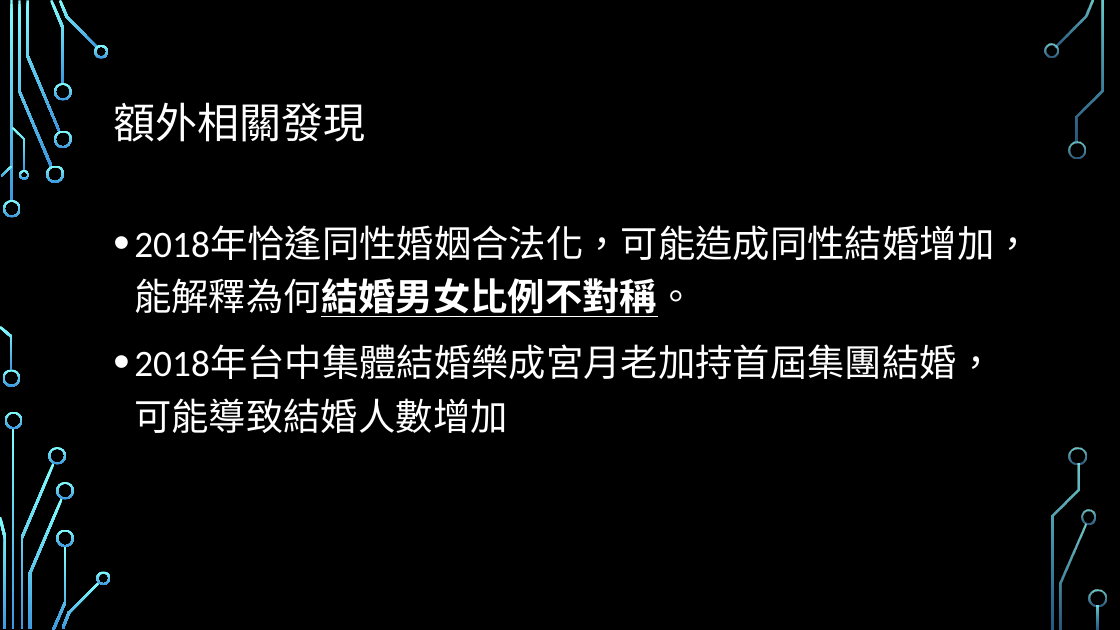
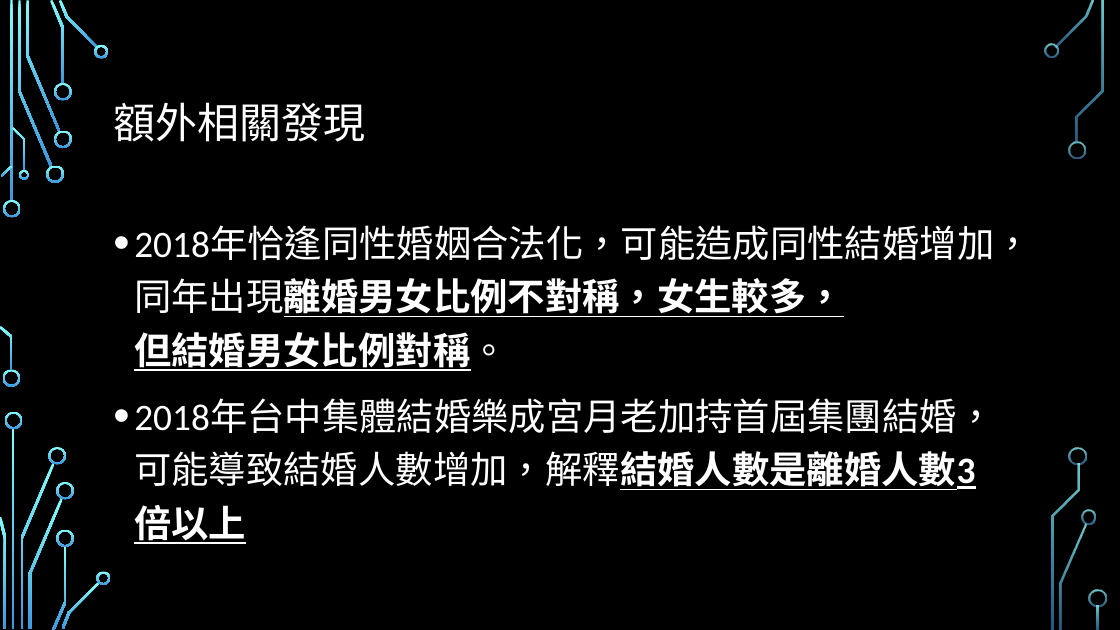
Before and after one commit to HSMonsterKing/Marriage-Analysis, a slide deck: slide 17 of 那些人較易結婚或離婚.pptx (slide 15 before the commit). Drawn at 1120x630 pixels with LibreOffice and Linux fonts; fonts in the diff are those of the drawing; background and template pictures are left out. Boxes give left, top, right and bottom in pixels: in the first picture for what was removed or moved away, otherwise in the second. Text is boxed around its words. In the diff, an @@ line names an element or a change of style, - is before the commit and + after.

```diff
--- a/那些人較易結婚或離婚.pptx
+++ b/那些人較易結婚或離婚.pptx
@@ text at (x1=134, y1=226, x2=1031, y2=490): text changed @@
-• 2018年恰逢同性婚姻合法化，可能造成同性結婚增加，能解釋為何結婚男女比例不對稱。
-• 2018年台中集體結婚樂成宮月老加持首屆集團結婚，可能導致結婚人數增加
+• 2018年恰逢同性婚姻合法化，可能造成同性結婚增加，同年出現離婚男女比例不對稱，女生較多， 但結婚男女比例對稱。
+• 2018年台中集體結婚樂成宮月老加持首屆集團結婚，可能導致結婚人數增加，解釋結婚人數是離婚人數3倍以上
```
Also in this commit, not shown: 4 other slides changed, 2 slides added, 2 other files.
